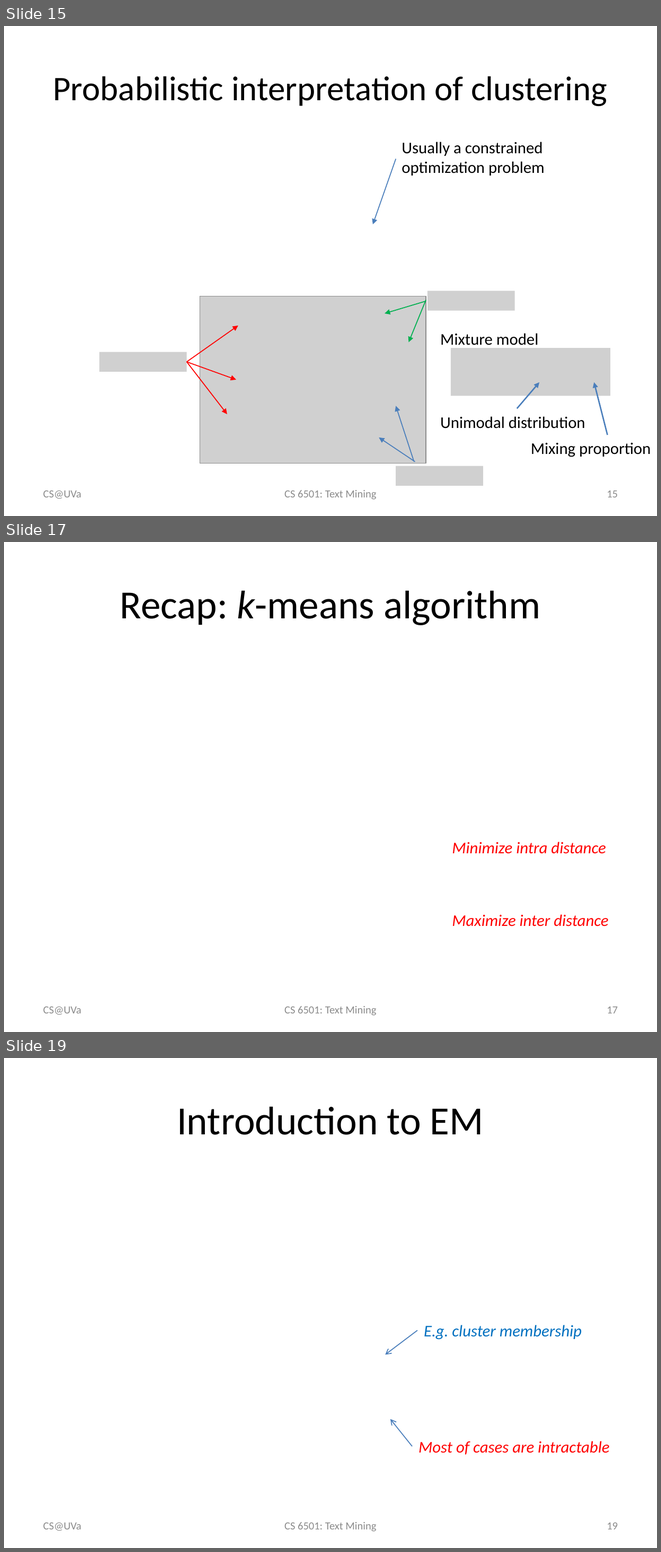
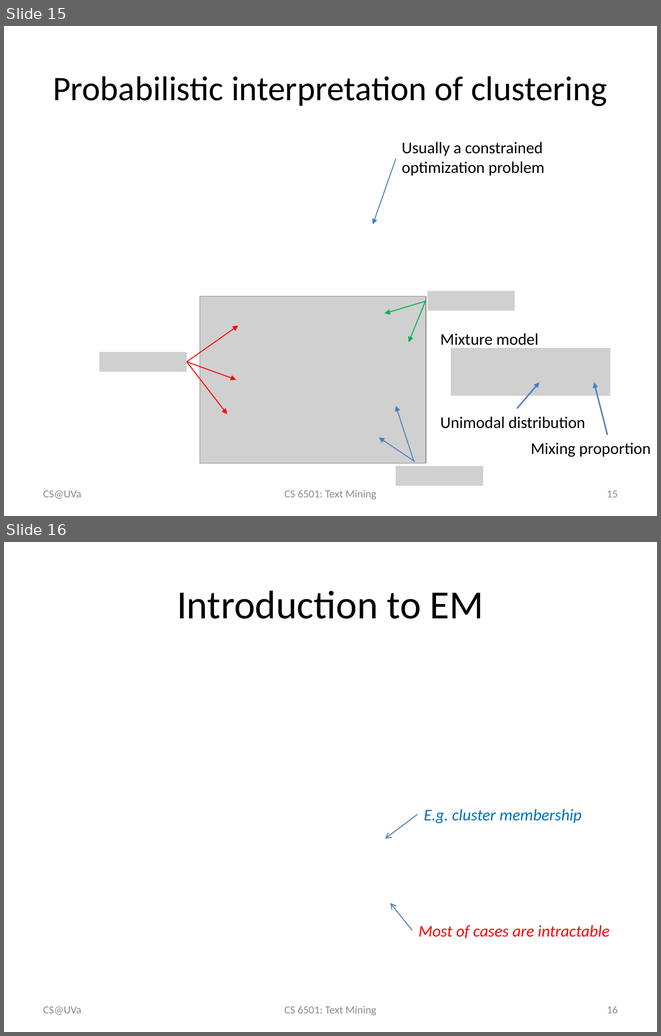
Before and after one commit to wang296/CS6501-Text-Mining, a slide deck: docs/k-means.pptx. Shown one above the other, each under a label of ours: slides 15, 17 and 19 before the commit, slides 15 and 16 after it; the slides between them are not shown. The pictures are 661x1552 and 661x1036 pixels, drawn with LibreOffice and Linux fonts; fonts in the diff are those of the drawing; grey boxes stand for pictures. Boxes give left, top, right and bottom in pixels: in the first picture for what was removed or moved away, otherwise in the second. Text is boxed around its words. In the diff, an @@ line names an element or a change of style, - is before the commit and + after.

Commit message:
text clustering

```diff
--- a/docs/k-means.pptx
+++ b/docs/k-means.pptx
@@ slide 17 removed at box(4, 542, 657, 1032), background #FFFFFF @@
@@ title removed at box(120, 590, 540, 625) @@
-Recap: k-means algorithm
@@ text removed at box(452, 841, 606, 854) @@
-Minimize intra distance
@@ text removed at box(452, 914, 608, 926) @@
-Maximize inter distance
@@ text removed at box(43, 1006, 81, 1014) @@
-CS@UVa
@@ text removed at box(284, 1006, 376, 1015) @@
-CS 6501: Text Mining
@@ page number removed at box(607, 1006, 618, 1013) @@
-17
@@ what was slide 19 is now slide 16 @@
@@ page number at box(607, 1006, 618, 1013): text changed @@
-19
+16
```
Also in this commit, not shown: 2 other slides removed, 6 other files.
